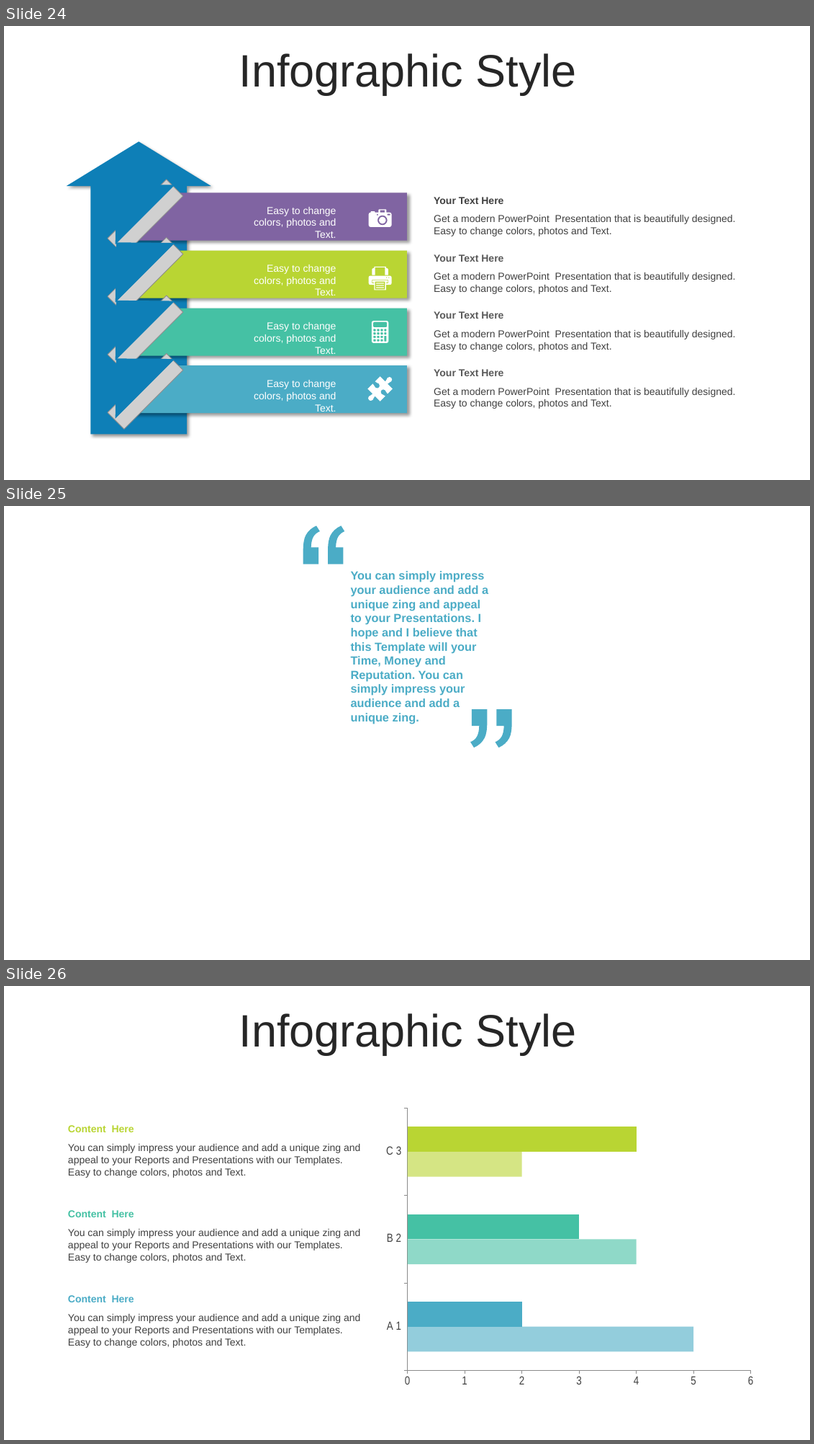
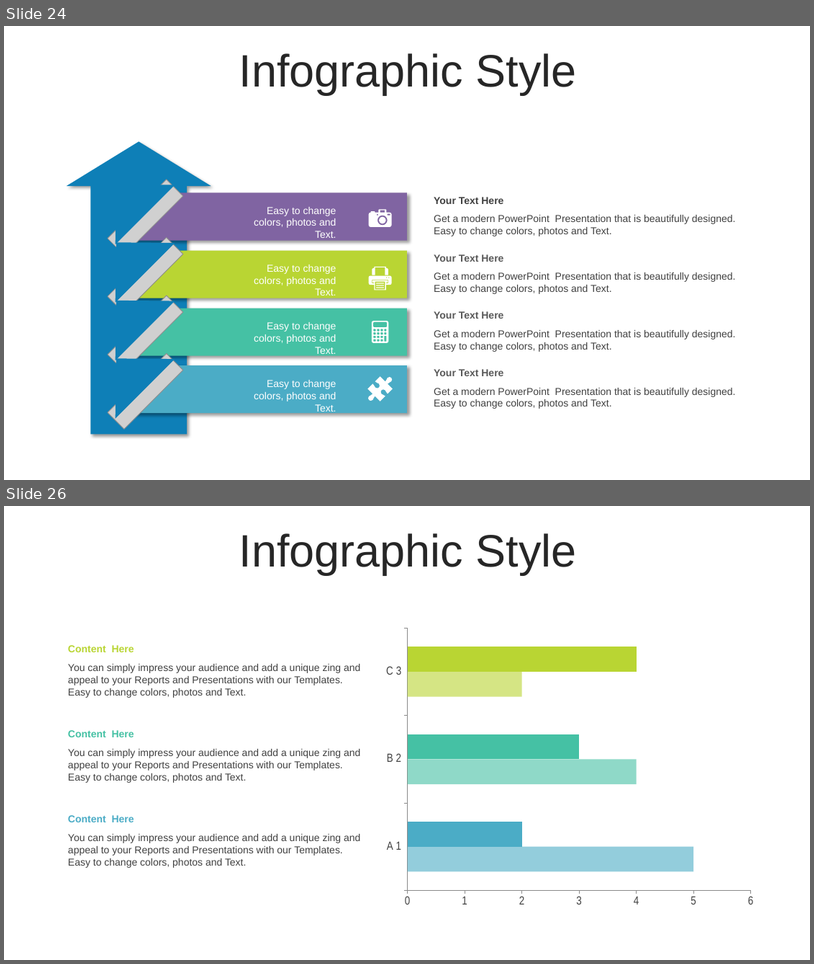
Before and after one commit to ridwan-bvk/SAKOLA-PASCA, a slide deck: SEMESTER2/METODE PENELITIAN/TUGAS/PRESENTASI - PROPOSAL THESIS REV1.pptx. Shown one above the other, each under a label of ours: slides 24, 25 and 26 before the commit, slides 24 and 26 after it; the slides between them are not shown. The pictures are 814x1444 and 814x964 pixels, drawn with LibreOffice and Linux fonts; fonts in the diff are those of the drawing; grey boxes stand for pictures; background and template pictures are left out. Boxes give left, top, right and bottom in pixels: in the first picture for what was removed or moved away, otherwise in the second. Text is boxed around its words. In the diff, an @@ line names an element or a change of style, - is before the commit and + after.

```diff
--- a/SEMESTER2/METODE PENELITIAN/TUGAS/PRESENTASI - PROPOSAL THESIS REV1.pptx
+++ b/SEMESTER2/METODE PENELITIAN/TUGAS/PRESENTASI - PROPOSAL THESIS REV1.pptx
@@ slide 25 removed at [4, 506, 810, 960], background picture (left out) @@
@@ freeform shape removed at [304, 526, 345, 564] @@
@@ text removed at [351, 571, 489, 723] @@
-You can simply impress your audience and add a unique zing and appeal to your Presentations. I hope and I believe that this Template will your Time, Money and Reputation. You can simply impress your audience and add a unique zing.
@@ freeform shape removed at [471, 709, 513, 747] @@
@@ text removed at [47, 841, 283, 932] @@
-We Create
-Quality Professional
-PPT Presentation
```
Also in this commit, not shown: 1 slide added, 25 other files.
